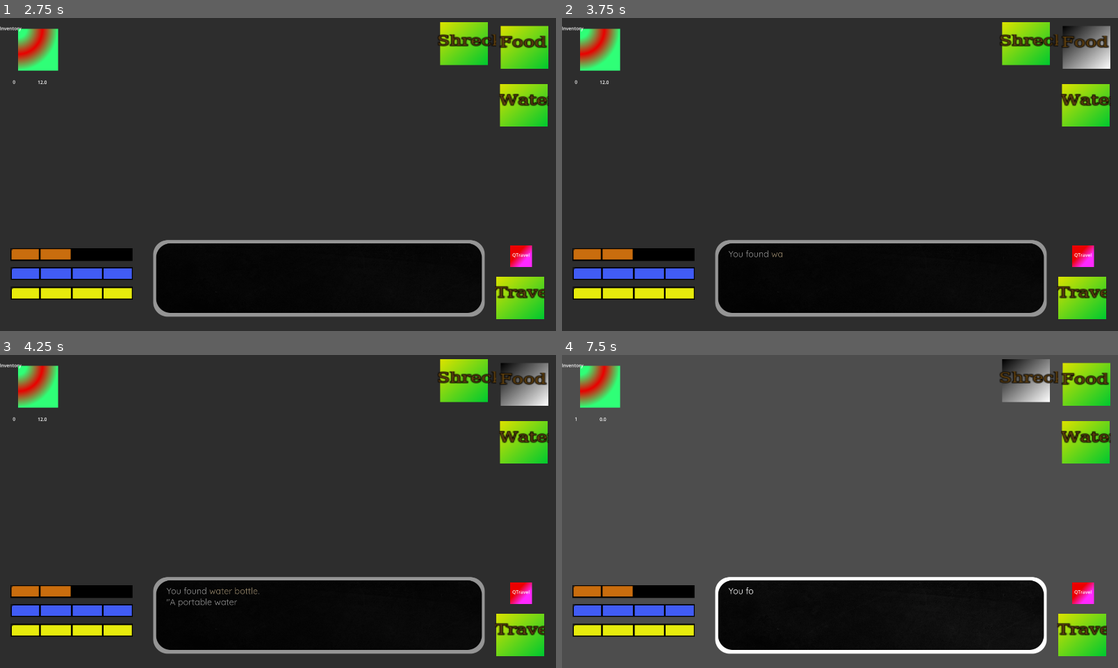
Above: before the commit, frames 1-4 (two rows, left to right).
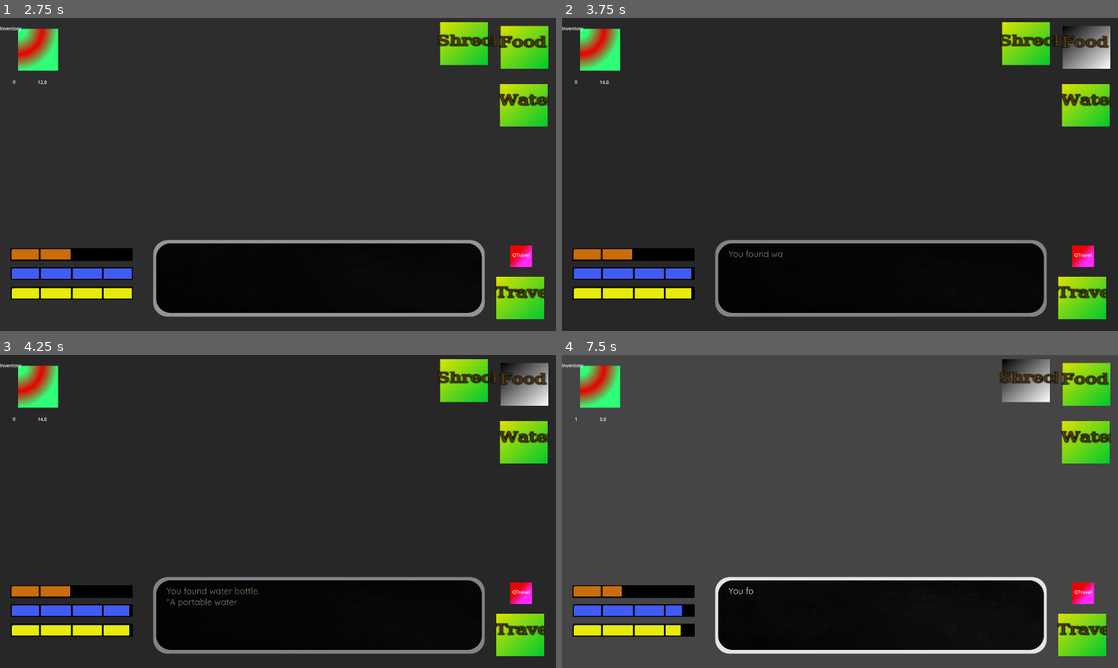
Above: after the commit, the same moments.

Repository: Peafowll/They-Left-Me
Game: Godot game, scene res://Objects/travel_mode.tscn
Two runs of this game, one before a commit and one after it. Both use one fixed random seed, a clock stepped at 60 frames per second and the inputs below. The engine's default icon, where the game draws it, is replaced by a stand-in: a white triangle on a blue panel in a dark square.
Inputs (mouse positions are in pixels of both pictures, inside the frame that each line leads up to):
- Up to frame 1 (2.75 s): click (38, 49) at 0.5 s; click (11, 287) at 1.27 s; click "Shreck" at 2 s
- Up to frame 2 (3.75 s): click "Water" at 2.75 s; click "Food" at 3.5 s
- Up to frame 3 (4.25 s): no input
- Up to frame 4 (7.5 s): click "Travel" at 4.25 s; click "QTravel" at 5 s; click (600, 386) at 5.75 s; click (573, 624) at 6.52 s; click "Shreck" at 7.25 s

Frame 1 is identical in both runs. In frame 2, less than 0.1% of the frame differs, in the area x 7-24%, y 20-90%; in frame 3, less than 0.1%; in frame 4, 1.6%, in the area x 6-88%, y 20-96%.

Commit message:
death screen and resource draining with time

Diff:
--- /dev/null
+++ b/Objects/death_screen.tscn
@@ -0,0 +1,23 @@
+[gd_scene format=3 uid="uid://dh02ivbolli7i"]
+
+[node name="DeathScreen" type="Node2D"]
+
+[node name="Polygon2D" type="Polygon2D" parent="."]
+color = Color(0.130772, 0.130772, 0.130772, 1)
+polygon = PackedVector2Array(-3, 0, 1926, 0, 1924, 1087, -1, 1085)
+
+[node name="DeathMessage" type="Label" parent="Polygon2D"]
+offset_left = 735.0
+offset_top = 327.0
+offset_right = 1050.0
+offset_bottom = 498.0
+theme_override_font_sizes/font_size = 100
+text = "u lost"
+
+[node name="CustomDeathMessage" type="Label" parent="Polygon2D"]
+offset_left = 526.0
+offset_top = 494.0
+offset_right = 1362.0
+offset_bottom = 950.0
+theme_override_font_sizes/font_size = 30
+text = "custom"
--- a/Objects/player.gd
+++ b/Objects/player.gd
@@ -4,7 +4,7 @@
 @export_range(0,100) var thirst : float = 100
 @export_range(0,100) var energy : float = 100
 @export_range(0,100) var sanity : float = 100
-
+var death_reason = "none"
 var rng = RandomNumberGenerator.new()
 @export var inventory : Dictionary = {}
 func _process(_delta: float) -> void:
@@ -33,3 +33,22 @@
 	hunger-=m_hunger
 	thirst-=m_thirst
 	sanity-=m_sanity
+
+var death_screen_scene = preload("res://Objects/death_screen.tscn")
+
+func show_death_screen():
+	#$travel_mode.queue_free()
+	var death_screen = death_screen_scene.instantiate()
+	get_parent().add_child(death_screen)
+
+func check_alive():
+	if(hunger<0):
+		death_reason = "You starved to death."
+		show_death_screen()
+		return false
+	elif (thirst<0):
+		death_reason =  "You got too dehydrated."
+		show_death_screen()
+		return false
+	else:
+		return true
--- a/Objects/ui_update.gd
+++ b/Objects/ui_update.gd
@@ -22,6 +22,7 @@
 
 func _on_search_button_pressed(tag : String):
 	print("Cauti " + str(tag))
+	World._pass_time(1)
 	World._search(tag)
 
 func _on_travel_button_pressed() -> void:
--- a/world.gd
+++ b/world.gd
@@ -111,6 +111,13 @@
 	if hour >= 24:
 		day+=1
 		hour=hour-24
+	#randomly removing resources in a range PER HOUR passed
+	var random_food = roundf(randf_range(0,1)*time)
+	var random_thirst = roundf(randf_range(0.5,1.5)*time)
+	var random_sanity = roundf(randf_range(0,0.5)*time)
+	var random_energy = roundf(randf_range(0,1)*time)
+	Player.drain_resources(random_food,random_thirst,random_energy,random_sanity)
+	Player.check_alive()
 
 func _resource_amount_left_display(text : String) -> String:
 	if current_location.no_loot_chance*nothing_found_modifier>=100:
